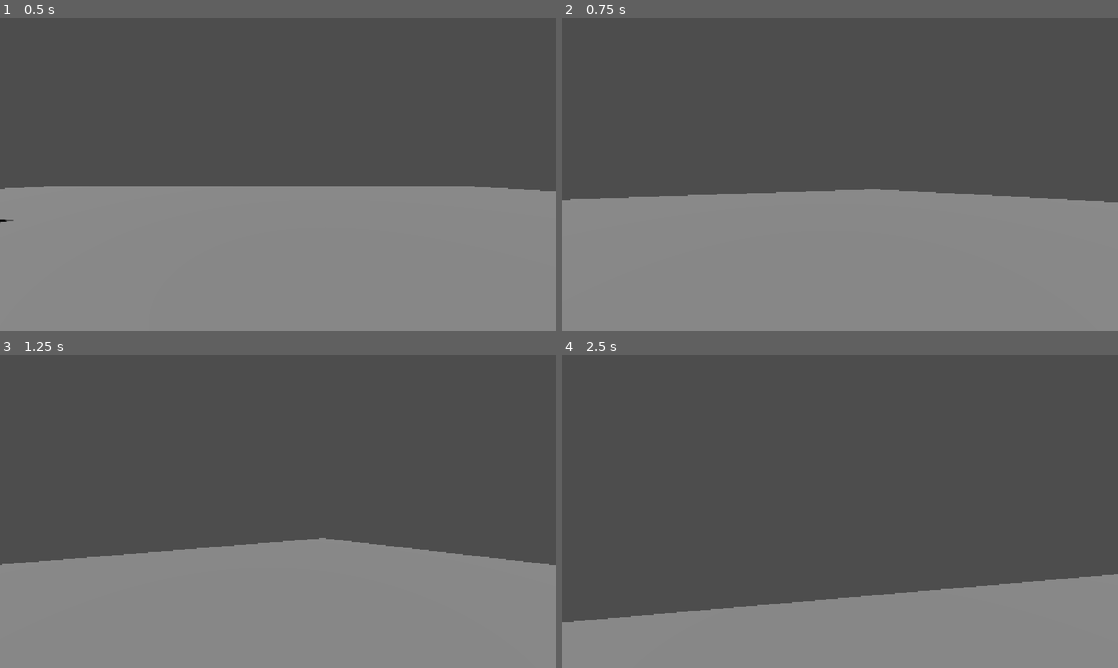
Above: before the commit, frames 1-4 (two rows, left to right).
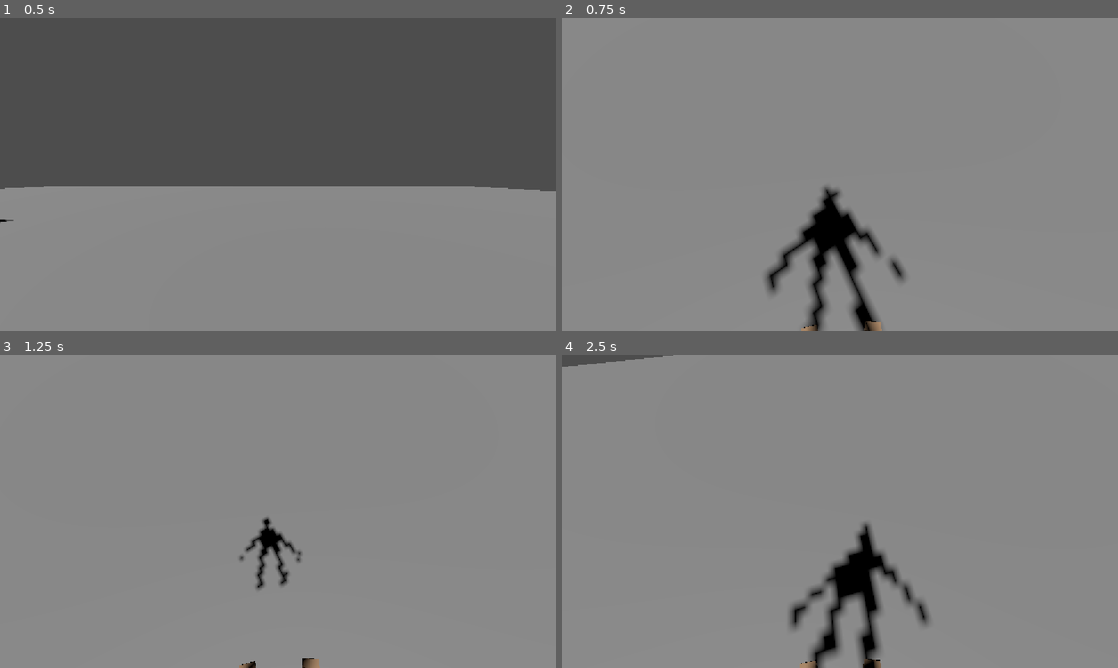
Above: after the commit, the same moments.

Repository: HoangM-Huy/Driving_Game_Project
Game: Godot game, scene res://main.tscn
Same seed, same stepped clock (60 frames per second), same inputs: the game is played once before the commit and once after it.
Inputs (mouse positions are in pixels of both pictures, inside the frame that each line leads up to):
- Up to frame 1 (0.5 s): no input
- Up to frame 2 (0.75 s): tap Enter at 0.5 s; move the mouse to (867, 174) at 0.52 s; hold Up (ui_up) from 0.53 s (still down); tap Alt (Lock_Mouse) at 0.6 s
- Up to frame 3 (1.25 s): keep holding Up (ui_up); tap Space (jump) at 0.77 s
- Up to frame 4 (2.5 s): keep holding Up (ui_up); move the mouse to (812, 511) at 1.27 s; tap Alt (Lock_Mouse) at 1.35, 2.1 s; tap Space (jump) at 1.52 s; move the mouse to (851, 505) at 2.02 s

Frame 1 is identical in both runs. In frame 2, 60% of the frame differs, in the area x 0-100%, y 0-100%; in frame 3, 63%; in frame 4, 79%.

Commit message:
bug movement (not resolved)

Diff:
--- a/driving-game/House.gd
+++ b/driving-game/House.gd
@@ -11,7 +11,6 @@
 	pass
 
 
-
 func _on_garage_zone_body_entered(body: Node3D) -> void:
 	if body.is_in_group("Vehicles"):
 		print("Car parked inside the garage")
--- a/driving-game/Player1.gd
+++ b/driving-game/Player1.gd
@@ -9,15 +9,12 @@
 @export var jump_impulse=20
 
 var look_dir: Vector2
-@onready var camera = $Player_camera
+@onready var camera = $Pivot/Player_camera
 var camera_sens = 50
 
 var LockMouse = false
 
 func _physics_process(delta):
-	#var direction = Vector3.ZERO
-	var camera_direction = $Player_camera.basis
-
 	var input_dir = Input.get_vector("move_left", "move_right", "move_forward", "move_back")
 	var direction = (transform.basis * Vector3(input_dir.x, 0, input_dir.y)).normalized()
 	if direction:
@@ -26,6 +23,7 @@
 	else:
 		velocity.x = move_toward(velocity.x, 0, speed)
 		velocity.z = move_toward(velocity.z, 0, speed)
+
 
 	# Vertical Velocity
 	if not is_on_floor(): # If in the air, fall towards the floor. Literally gravity
@@ -48,8 +46,8 @@
 	if event is InputEventMouseMotion: look_dir = event.relative * 0.01
 
 func _rotate_camera(delta: float, sens_mod: float = 1.0):
-	var input = Input.get_vector("look_left", "look_right", "look_down", "look_up")
+	var input = Input.get_vector("ui_left", "ui_right", "ui_down", "ui_up")
 	look_dir += input
 	rotation.y -= look_dir.x * camera_sens * delta
-	camera.rotation.x = clamp(camera.rotation.x - look_dir.y * camera_sens * sens_mod * delta, -1.5, 1.)
+	camera.rotation.x = clamp(camera.rotation.x - look_dir.y * camera_sens * sens_mod * delta, -1.5, 1.5)
 	look_dir = Vector2.ZERO
--- a/driving-game/Player1.tscn
+++ b/driving-game/Player1.tscn
@@ -402,7 +402,7 @@
 "ant_landscape": {}
 }
 
-[node name="Player_camera" type="Camera3D" parent="." unique_id=1710473718]
-transform = Transform3D(1, 0, 0, 0, 1, 0, 0, 0, 1, 0, 1.5, -0.2)
+[node name="Player_camera" type="Camera3D" parent="Pivot" unique_id=1710473718]
+transform = Transform3D(2, 0, 0, 0, 1, 0, 0, 0, 1, 0, 1.5, -0.2)
 current = true
 script = SubResource("GDScript_nkmm1")
